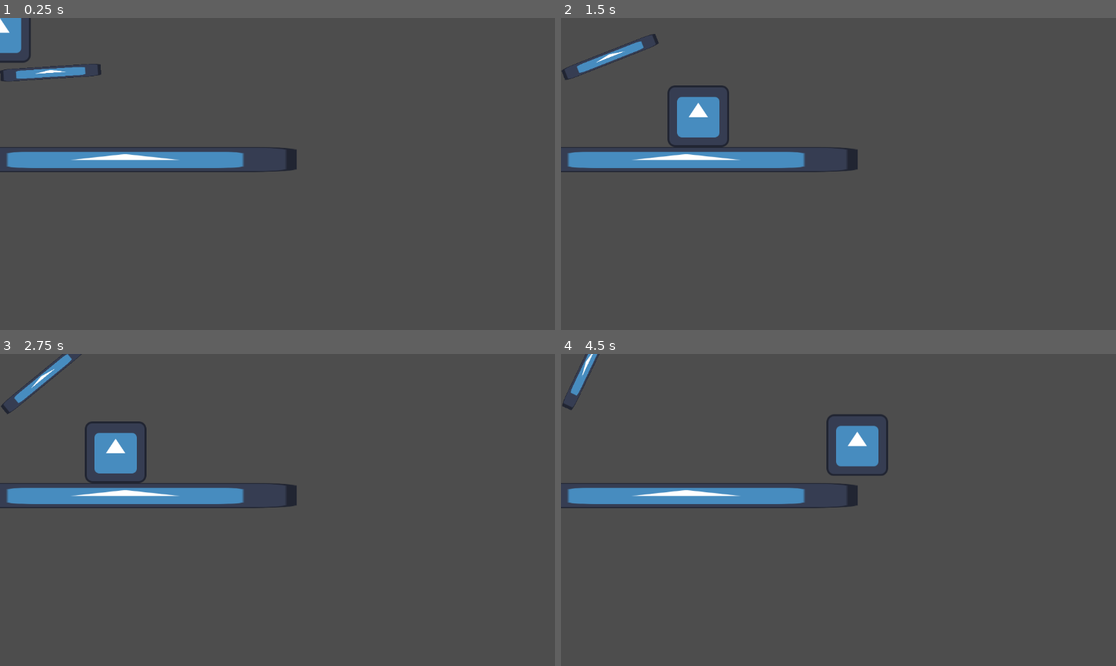
Above: before the commit, frames 1-4 (two rows, left to right).
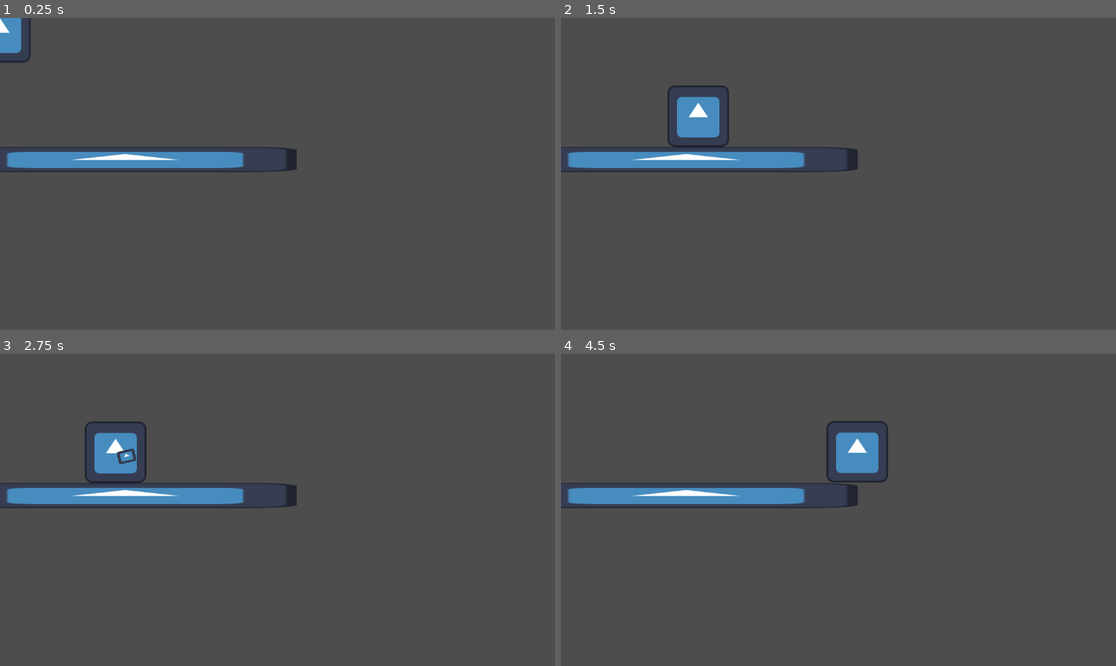
Above: after the commit, the same moments.

Repository: ARLJohnston/DSGJam2025
Game: Godot game, scene res://Main.tscn
Two runs of this game, one before a commit and one after it. Both use one fixed random seed, a clock stepped at 60 frames per second and the inputs below. The engine's default icon, where the game draws it, is replaced by a stand-in: a white triangle on a blue panel in a dark square.
Inputs:
- Up to frame 1 (0.25 s): no input
- Up to frame 2 (1.5 s): tap Enter (ui_accept) at 0.5, 1.35 s; hold Enter (ui_accept) 0.53-1.28 s; hold Right (ui_right) from 0.53 s (still down)
- Up to frame 3 (2.75 s): tap Enter (ui_accept) at 1.52, 1.82 s; release Right (ui_right) at 2.03 s; hold Left (ui_left) from 2.03 s (still down); hold Enter (ui_accept) from 2.03 s (still down)
- Up to frame 4 (4.5 s): release Left (ui_left) at 2.78 s; release Enter (ui_accept) at 2.78 s; hold Right (ui_right) 2.78-4.28 s; tap Enter (ui_accept) at 2.85, 3.02, 3.32, 4.35 s; hold Enter (ui_accept) 3.53-4.28 s; hold Left (ui_left) from 4.28 s (still down)

The runs differ from the first frame. In frame 1, 0.5% of the frame differs, in the area x 0-19%, y 14-21%; in frame 2, 0.5%; in frame 3, 0.5%; in frame 4, 1.1%, in the area x 0-59%, y 0-42%.

Commit message:
create initial arrow scaling

Diff:
--- a/Player.tscn
+++ b/Player.tscn
@@ -16,8 +16,8 @@
 [node name="CollisionPolygon2D" type="CollisionPolygon2D" parent="CharacterBody2D"]
 polygon = PackedVector2Array(59.1, -64, -59, -64, -63.8, -59, -64, 61, -60.3, 64, 59.6, 64, 63.9, 59, 64, -61.1)
 
-[node name="Sprite2D" type="Sprite2D" parent="."]
-position = Vector2(-1.78814e-07, 107)
+[node name="DirectionArrow" type="Sprite2D" parent="CharacterBody2D"]
+position = Vector2(2, 7.62939e-06)
 scale = Vector2(1.63281, 0.203125)
 texture = ExtResource("1_mgnih")
 centered = false
--- a/arrow.gd
+++ b/arrow.gd
@@ -7,17 +7,17 @@
 
 
 
-
-
 # Called when the node enters the scene tree for the first time.
 func _ready() -> void:
-	pass # Replace with function body.
+	self.visible = false
+	pass
 
 
 # Called every frame. 'delta' is the elapsed time since the previous frame.
 func _process(delta: float) -> void:
 
-	current_angle = current_angle + delta * rotation_speed
-	if (current_angle > MAX_ANGLE || current_angle < MIN_ANGLE):
+	if (self.rotation > MAX_ANGLE || self.rotation < MIN_ANGLE):
 		rotation_speed *= -1
-	self.rotation += delta * rotation_speed
+
+	if (self.visible):
+		self.rotation += delta * rotation_speed
--- a/player.gd
+++ b/player.gd
@@ -4,24 +4,44 @@
 const SPEED = 300.0
 
 var jump_charge = 0
-const MAX_JUMP_CHARGE = -800
+const MAX_JUMP_CHARGE = -1000
 const JUMP_GROWTH = 250
+var stretch_ratio = 1
+var original_scale = 0
 
+func _ready() -> void:
+	original_scale = $DirectionArrow.scale
 
 func _physics_process(delta: float) -> void:
 	# Add the gravity.
 	if not is_on_floor():
 		velocity += get_gravity() * delta
+		if (velocity.x > 0):
+			velocity.x -= 10 * delta
 
 
 	# Handle jump.
 	if Input.is_action_pressed("ui_accept") && is_on_floor() && jump_charge > MAX_JUMP_CHARGE:
 		jump_charge -= JUMP_GROWTH * delta
-		print(jump_charge)
+		$DirectionArrow.visible = true
+		$DirectionArrow.scale = original_scale
+		stretch_ratio = abs(jump_charge / MAX_JUMP_CHARGE)
+		$DirectionArrow.apply_scale(Vector2(stretch_ratio,1))
+
 
 	if Input.is_action_just_released("ui_accept"):
-		velocity.y = jump_charge
+		var angle = $DirectionArrow.rotation
+		var direction = Vector2(cos(angle),sin(angle))
+		self.velocity.y = direction.y * jump_charge * -1
+		self.velocity.x = direction.x * jump_charge * -1
+
 		jump_charge = 0
+		#$DirectionArrow.apply_scale(Vector2(-stretch_ratio,1))
+		$DirectionArrow.scale = original_scale
+		stretch_ratio = 1
+		$DirectionArrow.visible = false
+
+
 
 	# Get the input direction and handle the movement/deceleration.
 	# As good practice, you should replace UI actions with custom gameplay actions.
